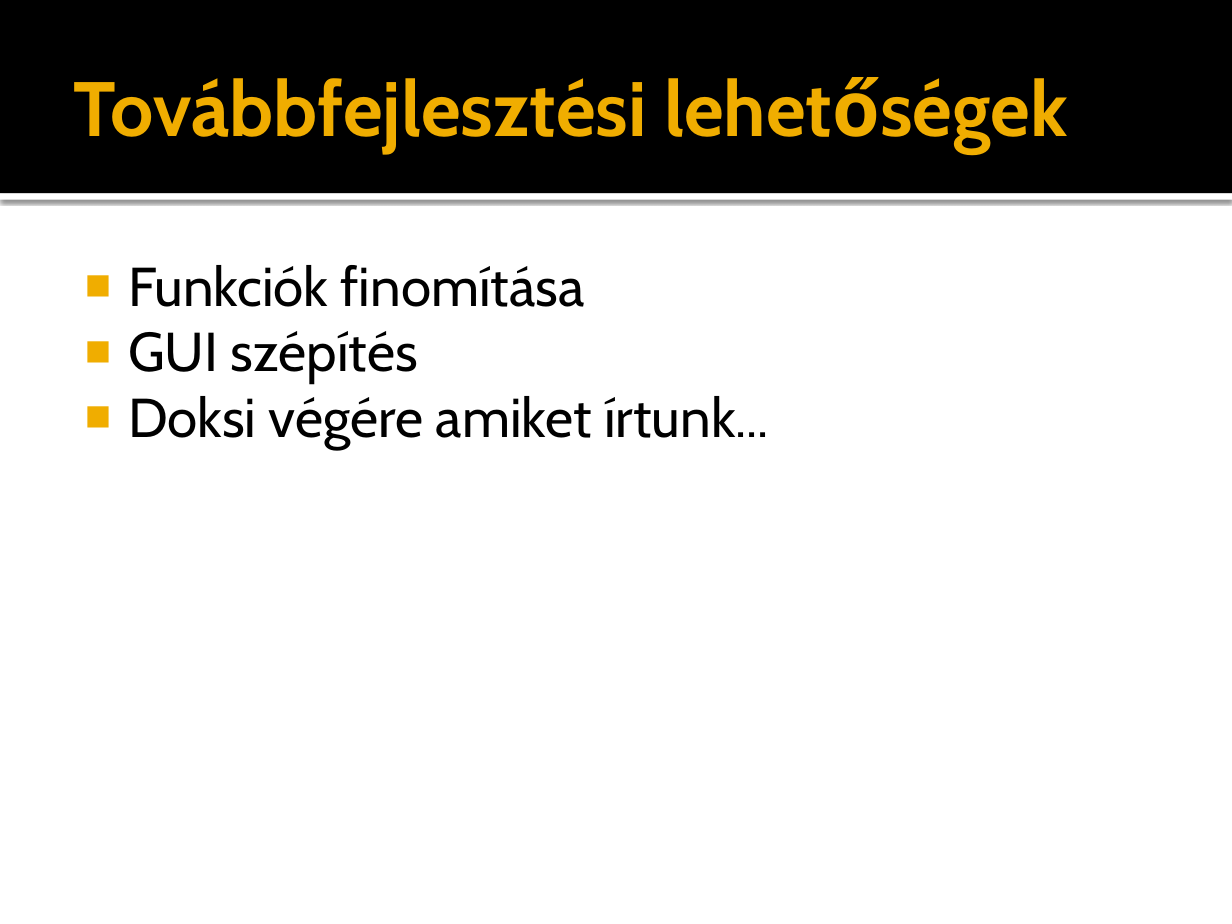
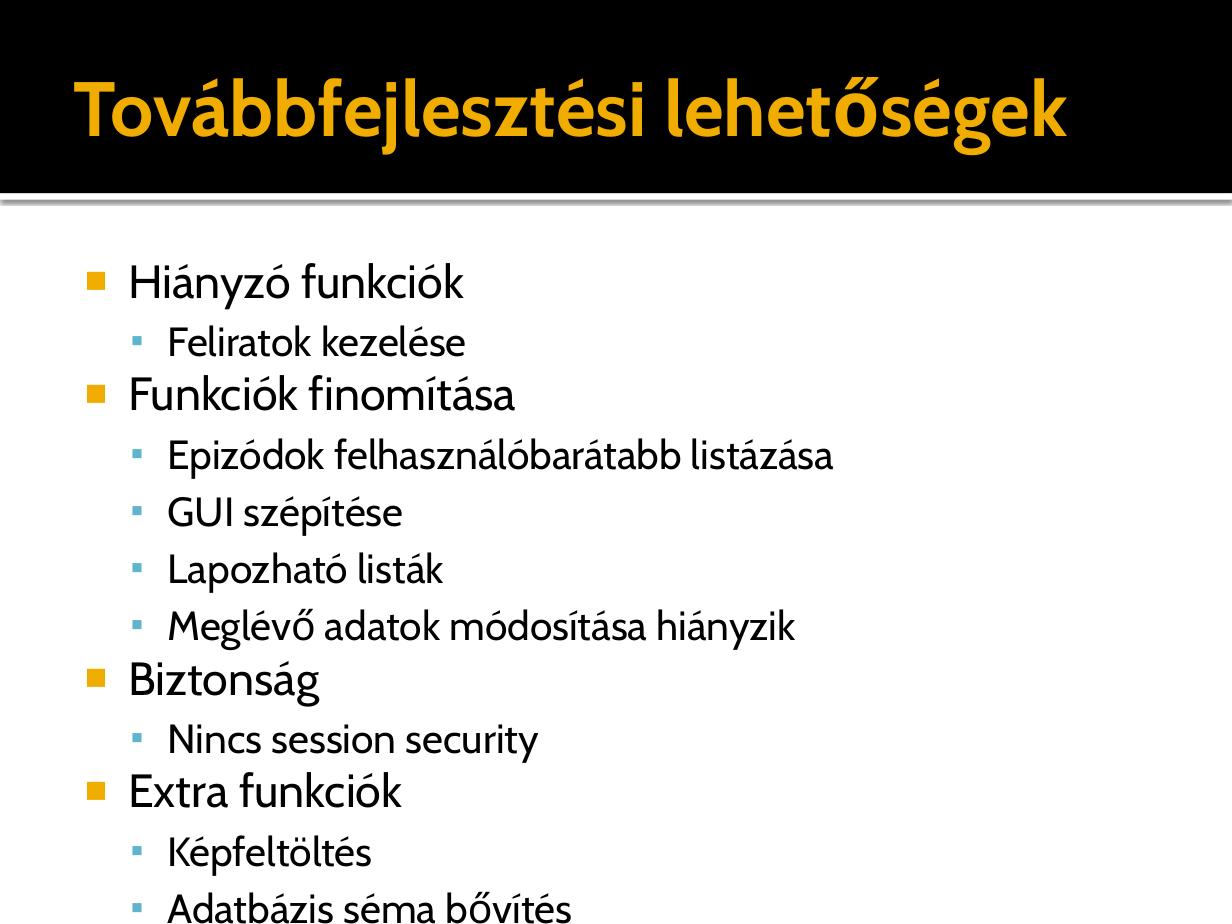
Before and after one commit to zkiss/series-portal, a slide deck: slide 9 of doc/03 prezentacio/prezentacio.pptx (slide 10 before the commit). Drawn at 1232x924 pixels with LibreOffice and Linux fonts; fonts in the diff are those of the drawing. Boxes give left, top, right and bottom in pixels: in the first picture for what was removed or moved away, otherwise in the second. Text is boxed around its words. In the diff, an @@ line names an element or a change of style, - is before the commit and + after.

```diff
--- a/doc/03 prezentacio/prezentacio.pptx
+++ b/doc/03 prezentacio/prezentacio.pptx
@@ text at (128,263,467,357): paragraphs added @@
+■ Hiányzó funkciók
+  ▪ Feliratok kezelése
@@ text at (128,375,516,411): size 32 to 27.2 pt in "Funkciók finomítása" @@
@@ text at (128,438,834,924): text changed; size 32 to 23.8 pt @@
-■ GUI szépítés
-■ Doksi végére amiket írtunk...
+  ▪ Epizódok felhasználóbarátabb listázása
+  ▪ GUI szépítése
+  ▪ Lapozható listák
+  ▪ Meglévő adatok módosítása hiányzik
+■ Biztonság
+  ▪ Nincs session security
+■ Extra funkciók
+  ▪ Képfeltöltés
+  ▪ Adatbázis séma bővítés
```
Also in this commit, not shown: 4 other slides changed, 1 slide added, 2 slides removed.
